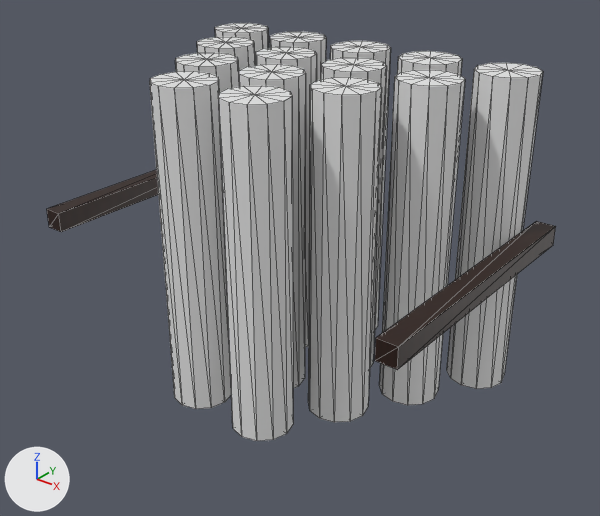
The glTF model assets/models/static/stos_drewna_r0_02.glb, before and after one commit.
The view is the same before and after, from a camera (50 mm lens) standing at (2.39, -3.65, 1.66) and looking at (0.06, -0.74, -0.14). The lights are fixed; the arrows at lower left show +X, +Y and +Z. The first picture is the older version. Mesh edges are drawn as thin lines. Where no turn or scale is listed for an object, it has been applied to the vertices.

Before the edit, the objects in view are built like this:
```python
me_log_12 = bpy.data.meshes.new('log_12')
me_log_12.from_pydata(...)  # a 12-sided cylinder along z spanning x -0.35..-0.05, y -1.35..-1.05, z -0.8..0.8
me_log_12.materials.append(mat_wood)  # its picture is missing
me_support_1_0 = bpy.data.meshes.new('support_1.0')
me_support_1_0.from_pydata(...)  # a box spanning x 0.95..1.05, y -1.4..0.0, z -0.05..0.05
me_support_1_0.materials.append(mat_darkwood)  # picture img_image_3
me_support__1_0 = bpy.data.meshes.new('support_-1.0')
me_support__1_0.from_pydata(...)  # a box spanning x -1.05..-0.95, y -1.4..0.0, z -0.05..0.05
me_support__1_0.materials.append(mat_darkwood)  # picture img_image_3
ob_log_12 = bpy.data.objects.new('log_12', me_log_12)
ob_log_12.location = (0.0, 0.0, 0.0)
ob_support_1_0 = bpy.data.objects.new('support_1.0', me_support_1_0)
ob_support_1_0.location = (0.0, 0.0, 0.0)
ob_support__1_0 = bpy.data.objects.new('support_-1.0', me_support__1_0)
ob_support__1_0.location = (0.0, 0.0, 0.0)
# also in view: 'log_13' at (0.2, -1.2, 0.0); 'log_3' at (0.4, -0.18, 0.0); 'log_4' at (0.8, -0.18, 0.0); 'log_7' at (0.2, -0.52, 0.0); 'log_8' at (0.6, -0.52, 0.0)
```
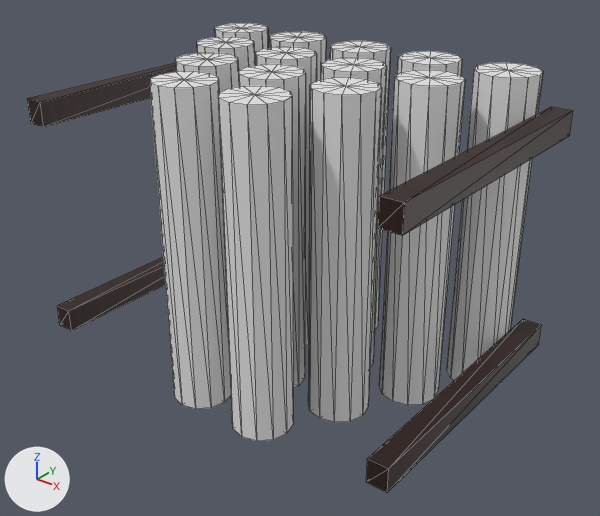
The change, as a diff of the scene's bpy script:
```diff
--- a/assets/models/static/stos_drewna_r0_02.glb.py
+++ b/assets/models/static/stos_drewna_r0_02.glb.py
@@ me_support__1_0 @@
-me_support__1_0.from_pydata(...)  # 8 vertices, 12 faces; spans x -1.05..-0.95, y -1.4..0.0, z -0.05..0.05
-me_support__1_0.vertices[0].co = (-1.05, 0.0, -0.05)
-me_support__1_0.vertices[1].co = (-1.05, -1.4, -0.05)  # pixel (49, 227)
-me_support__1_0.vertices[2].co = (-1.05, 0.0, 0.05)
-me_support__1_0.vertices[3].co = (-1.05, -1.4, 0.05)  # pixel (46, 208)
-me_support__1_0.vertices[4].co = (-0.95, 0.0, -0.05)
-me_support__1_0.vertices[5].co = (-0.95, -1.4, -0.05)  # pixel (61, 231)
-me_support__1_0.vertices[6].co = (-0.95, 0.0, 0.05)
-me_support__1_0.vertices[7].co = (-0.95, -1.4, 0.05)  # pixel (58, 213)
+me_support__1_0.from_pydata(...)  # 8 vertices, 12 faces; spans x -1.05..-0.95, y -1.42..0.0, z -0.62..-0.5
+# me_support__1_0 part 1
+me_support__1_0.vertices[0].co = (-1.05, 0.0, -0.62)
+me_support__1_0.vertices[1].co = (-1.05, -1.42, -0.62)  # pixel (59, 325)
+me_support__1_0.vertices[2].co = (-1.05, 0.0, -0.5)
+me_support__1_0.vertices[3].co = (-1.05, -1.42, -0.5)  # pixel (57, 305)
+me_support__1_0.vertices[4].co = (-0.95, 0.0, -0.62)
+me_support__1_0.vertices[5].co = (-0.95, -1.42, -0.62)  # pixel (71, 330)
+me_support__1_0.vertices[6].co = (-0.95, 0.0, -0.5)
+me_support__1_0.vertices[7].co = (-0.95, -1.42, -0.5)  # pixel (68, 311)
 me_support__1_0.materials.append(mat_darkwood)
@@ me_support_1_0 @@
-me_support_1_0.from_pydata(...)  # 8 vertices, 12 faces; spans x 0.95..1.05, y -1.4..0.0, z -0.05..0.05
-me_support_1_0.vertices[0].co = (0.95, 0.0, -0.05)
-me_support_1_0.vertices[1].co = (0.95, -1.4, -0.05)  # pixel (374, 360)
-me_support_1_0.vertices[2].co = (0.95, 0.0, 0.05)  # pixel (536, 221)
-me_support_1_0.vertices[3].co = (0.95, -1.4, 0.05)  # pixel (375, 337)
-me_support_1_0.vertices[4].co = (1.05, 0.0, -0.05)  # pixel (553, 245)
-me_support_1_0.vertices[5].co = (1.05, -1.4, -0.05)  # pixel (397, 369)
-me_support_1_0.vertices[6].co = (1.05, 0.0, 0.05)  # pixel (555, 226)
-me_support_1_0.vertices[7].co = (1.05, -1.4, 0.05)  # pixel (398, 346)
+me_support_1_0.from_pydata(...)  # 8 vertices, 12 faces; spans x 0.95..1.05, y -1.42..0.0, z -0.62..-0.5
+# me_support_1_0 part 2
+me_support_1_0.vertices[0].co = (0.95, 0.0, -0.62)
+me_support_1_0.vertices[1].co = (0.95, -1.42, -0.62)  # pixel (366, 482)
+me_support_1_0.vertices[2].co = (0.95, 0.0, -0.5)  # pixel (523, 318)
+me_support_1_0.vertices[3].co = (0.95, -1.42, -0.5)  # pixel (367, 458)
+me_support_1_0.vertices[4].co = (1.05, 0.0, -0.62)  # pixel (538, 344)
+me_support_1_0.vertices[5].co = (1.05, -1.42, -0.62)  # pixel (387, 492)
+me_support_1_0.vertices[6].co = (1.05, 0.0, -0.5)  # pixel (541, 324)
+me_support_1_0.vertices[7].co = (1.05, -1.42, -0.5)  # pixel (388, 468)
 me_support_1_0.materials.append(mat_darkwood)
@@ ob_support_1_0_back @@
+ob_support_1_0_back = bpy.data.objects.new('support_1.0_back', me_support_1_0_back)  # a box spanning x 0.95..1.05, y -1.42..0.0, z 0.5..0.62; in mat_darkwood (picture img_image_3)
+ob_support_1_0_back.location = (0.0, 0.0, 0.0)
@@ ob_support__1_0_back @@
+ob_support__1_0_back = bpy.data.objects.new('support_-1.0_back', me_support__1_0_back)  # a box spanning x -1.05..-0.95, y -1.42..0.0, z 0.5..0.62; in mat_darkwood (picture img_image_3)
+ob_support__1_0_back.location = (0.0, 0.0, 0.0)
```

Where the change shows, as pixel boxes (x1, y1, x2, y2) in the pictures (600 x 516 px):
'support_1.0', reshaped (17% taller): before (375, 221, 556, 370); after (366, 319, 541, 493)
'support_1.0_back', added: after (378, 107, 573, 236)
'support_-1.0', reshaped (19% taller): before (47, 170, 158, 232); after (57, 257, 166, 331)
'support_-1.0_back', added: after (27, 63, 176, 127)
